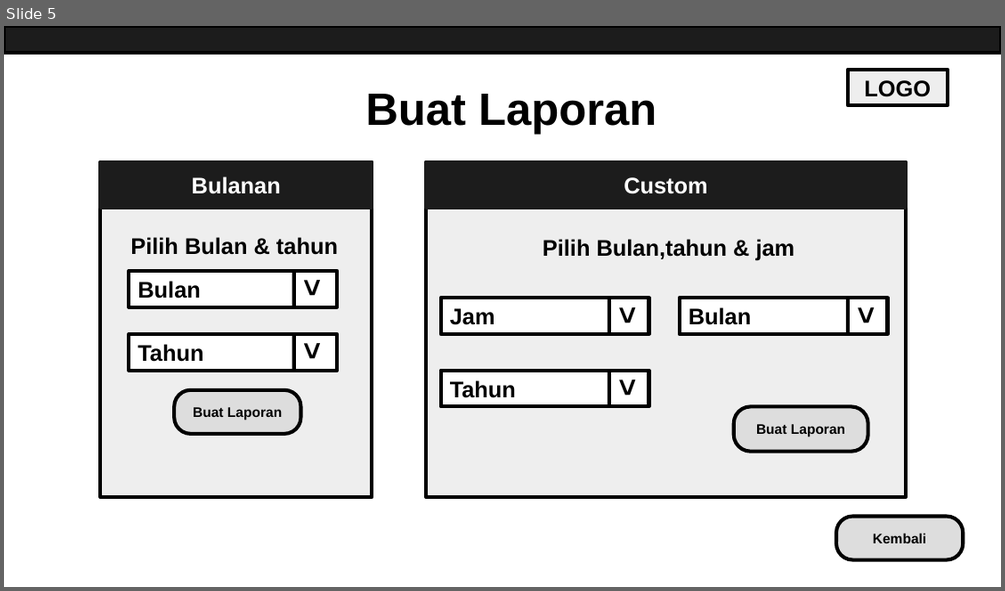
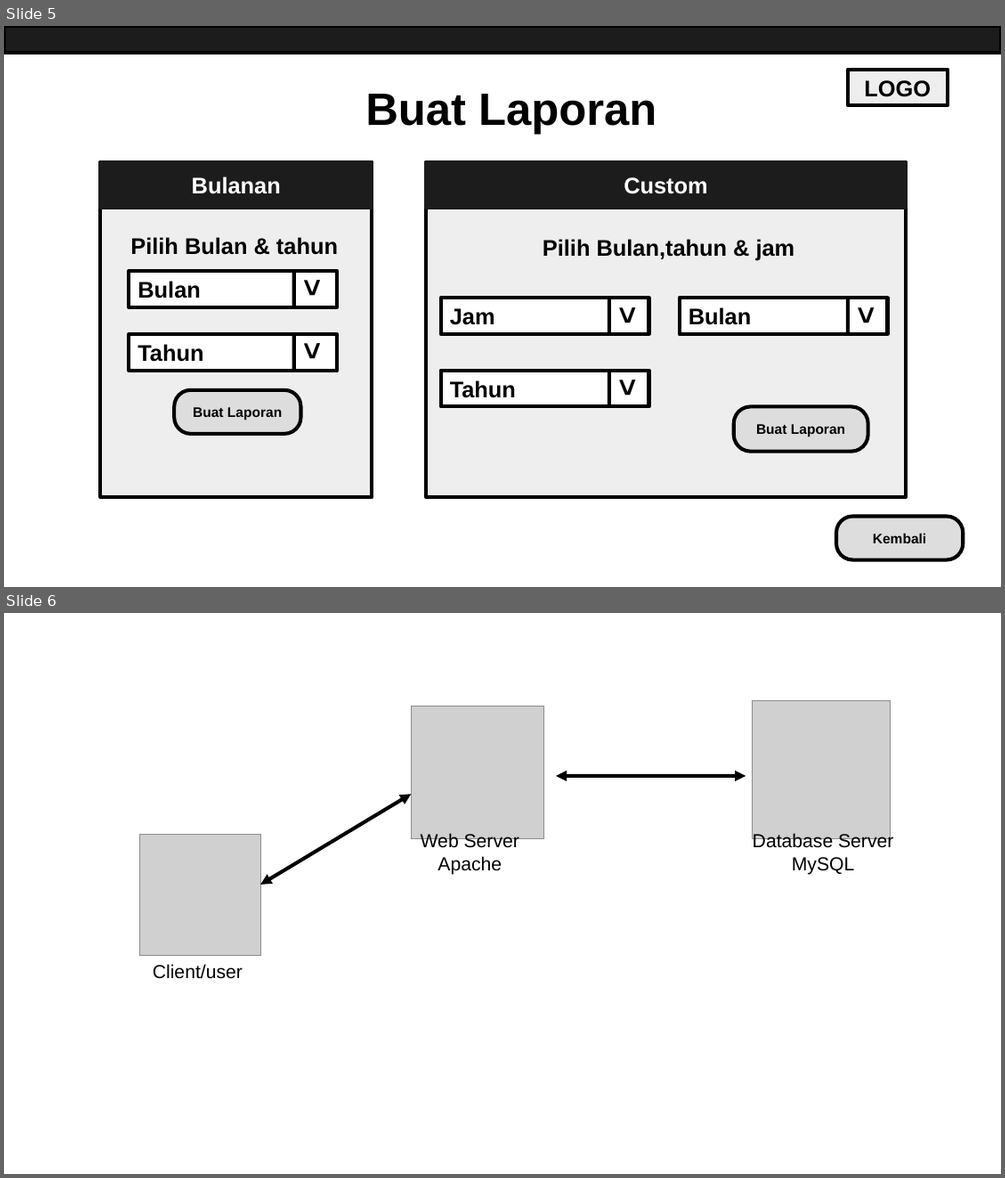
Before and after one commit to bijancot/materikuliah, a slide deck: Semester 3/Apsi/MockupOrWireframe/source/Desain_source.odp. Shown one above the other, each under a label of ours: slide 5 before the commit, slides 5 and 6 after it. The pictures are 1005x591 and 1005x1178 pixels, drawn with LibreOffice and Linux fonts; fonts in the diff are those of the drawing; grey boxes stand for pictures. Boxes give left, top, right and bottom in pixels: in the first picture for what was removed or moved away, otherwise in the second. Text is boxed around its words. In the diff, an @@ line names an element or a change of style, - is before the commit and + after.

```diff
--- a/Semester 3/Apsi/MockupOrWireframe/source/Desain_source.odp
+++ b/Semester 3/Apsi/MockupOrWireframe/source/Desain_source.odp
@@ slide 6 added at (4, 613, 1001, 1174), background #FFFFFF @@
@@ picture added at (411, 706, 544, 839) @@
@@ picture added at (752, 701, 890, 839) @@
@@ double arrow added from (261, 884) to (411, 794), #000000 2.89 pt @@
@@ double arrow added from (745, 776) to (556, 776), #000000 2.89 pt @@
@@ picture added at (139, 834, 261, 955) @@
@@ text added at (421, 833, 519, 875), 15 pt, text #000000 @@
+Web Server
+Apache
@@ text added at (752, 833, 893, 875), 15 pt, text #000000 @@
+Database Server
+MySQL
@@ text added at (153, 964, 243, 979), 15 pt, text #000000 @@
+Client/user
```
Also in this commit, not shown: 1 other file.
